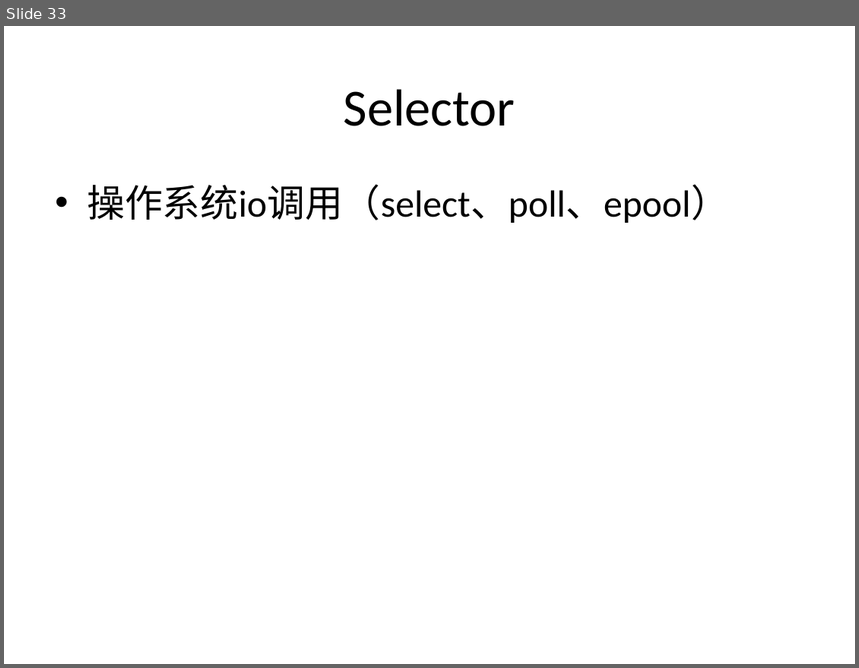
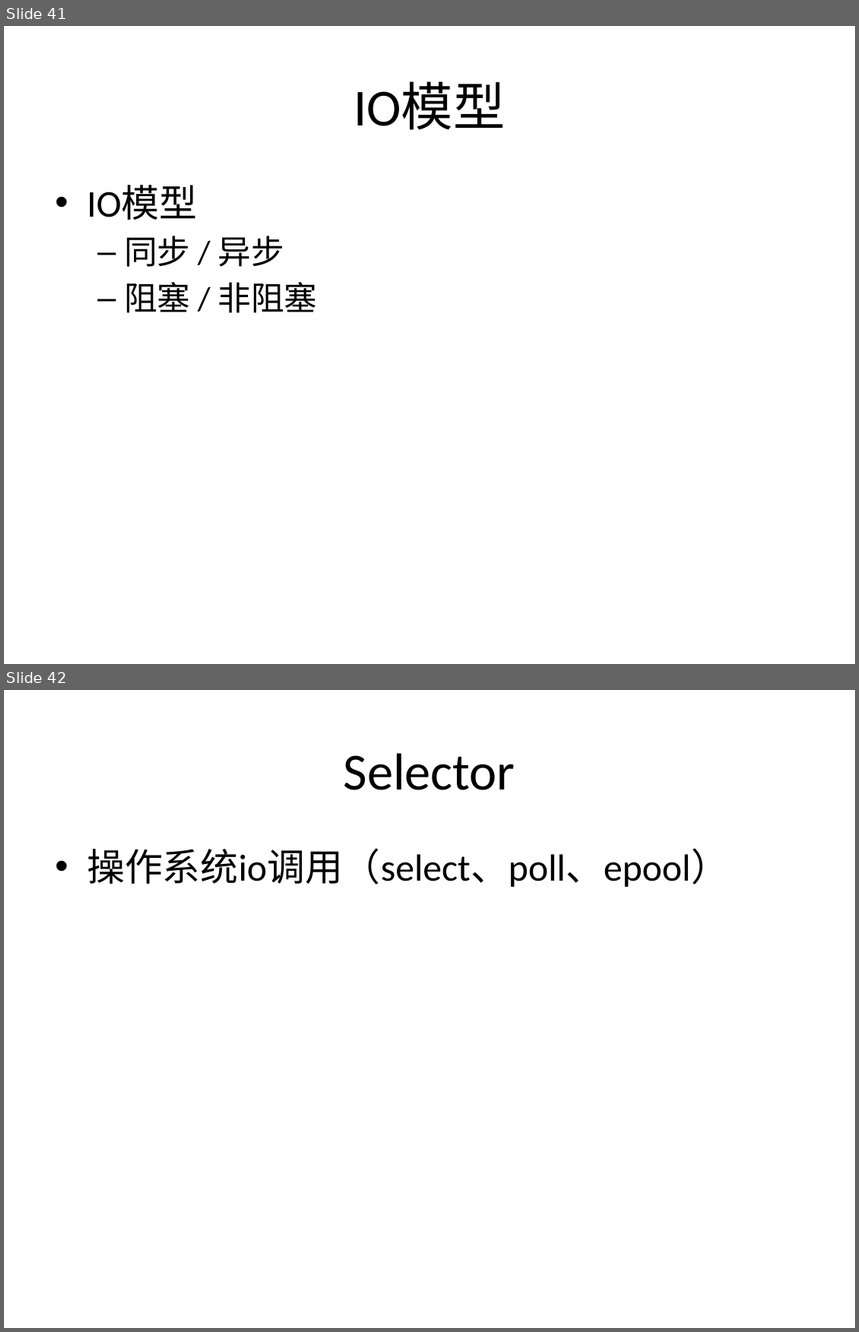
Before and after one commit to guhanjie/Knowledge-sharing, a slide deck: 扒一扒Java IO那些事儿.pptx. Shown one above the other, each under a label of ours: slide 33 before the commit, slides 41 and 42 after it. The pictures are 859x668 and 859x1332 pixels, drawn with LibreOffice and Linux fonts; fonts in the diff are those of the drawing. Boxes give left, top, right and bottom in pixels: in the first picture for what was removed or moved away, otherwise in the second. Text is boxed around its words. In the diff, an @@ line names an element or a change of style, - is before the commit and + after.

```diff
--- a/扒一扒Java IO那些事儿.pptx
+++ b/扒一扒Java IO那些事儿.pptx
@@ slide 41 added at (4, 26, 855, 664), background #FFFFFF @@
@@ title added at (354, 82, 505, 130), 44 pt, text #000000 @@
+IO模型
@@ text added at (87, 186, 318, 313), 28 pt, text #000000 @@
+• IO模型
+  – 同步 / 异步
+  – 阻塞 / 非阻塞
@@ what was slide 33 is now slide 42 @@
```
Also in this commit, not shown: 3 slides changed, 8 other slides added.
